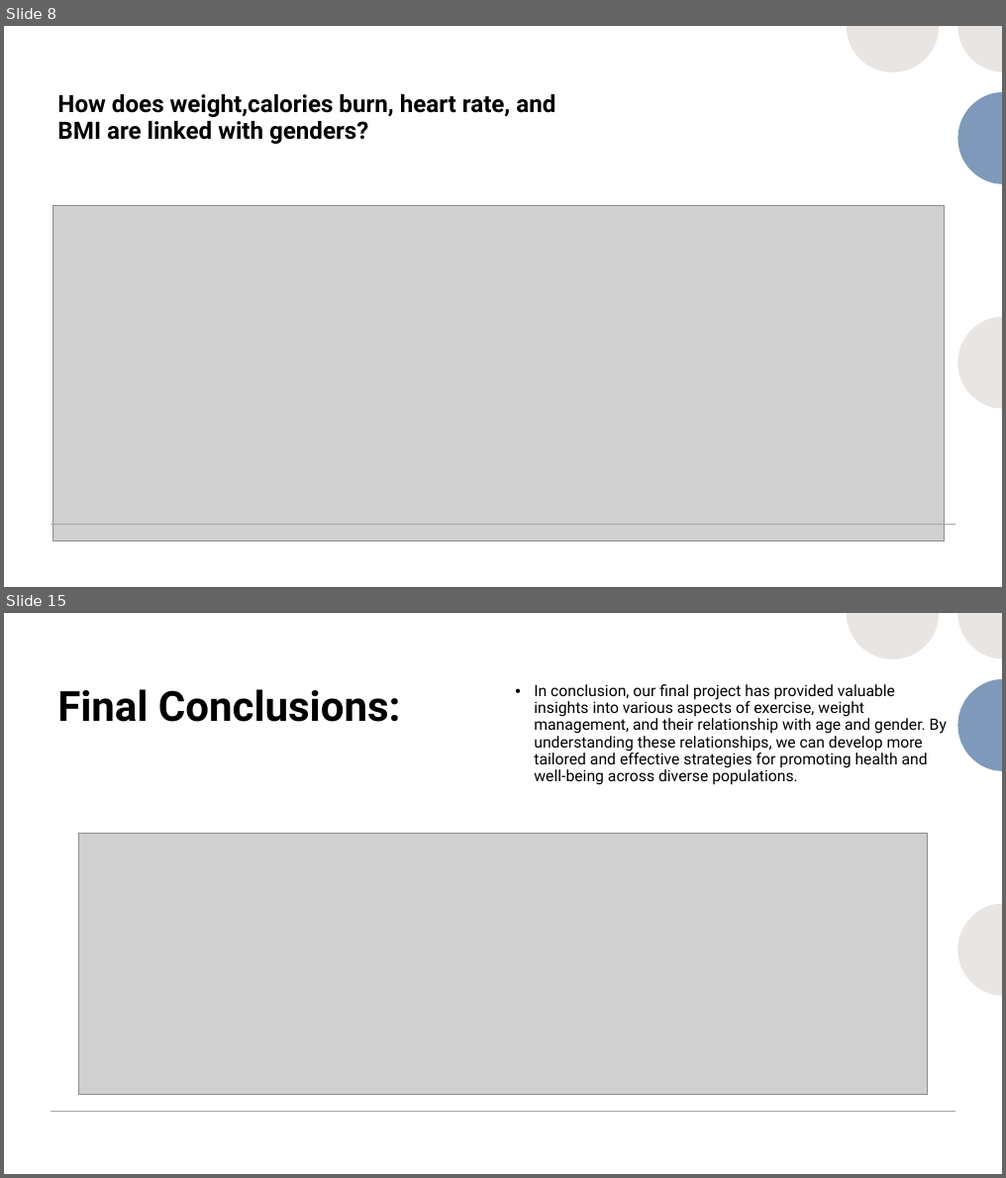
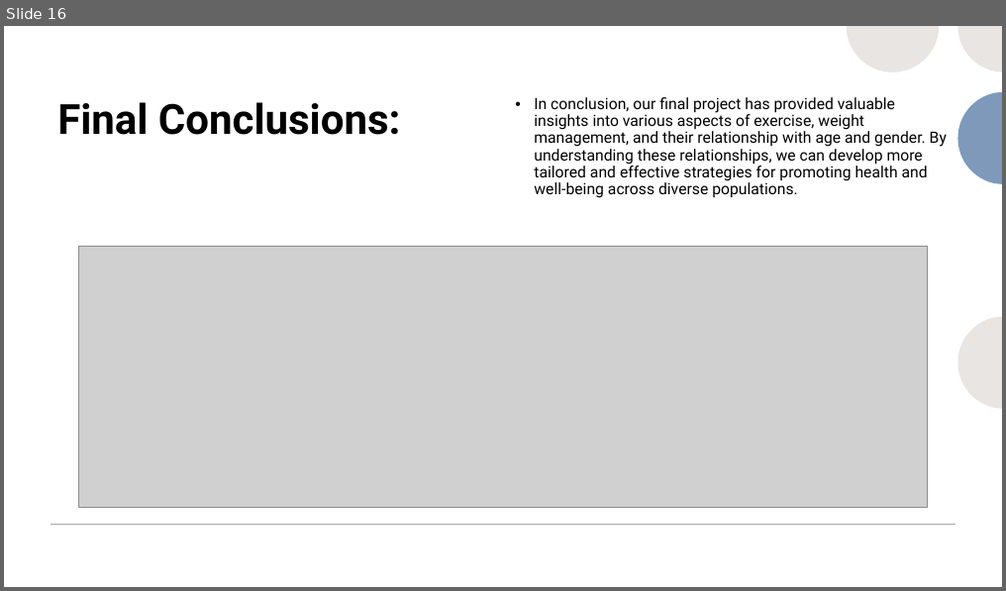
Before and after one commit to Zoouri/Project-3---Group-3, a slide deck: Presentation.pptx. Shown one above the other, each under a label of ours: slides 8 and 15 before the commit, slide 16 after it; the slides between them are not shown. The pictures are 1006x1178 and 1006x591 pixels, drawn with LibreOffice and Linux fonts; fonts in the diff are those of the drawing; grey boxes stand for pictures. Boxes give left, top, right and bottom in pixels: in the first picture for what was removed or moved away, otherwise in the second. Text is boxed around its words. In the diff, an @@ line names an element or a change of style, - is before the commit and + after.

```diff
--- a/Presentation.pptx
+++ b/Presentation.pptx
@@ slide 8 removed at [4, 26, 1002, 587], background #FFFFFF @@
@@ rectangle removed at [4, 26, 1002, 587] @@
@@ group removed at [846, 26, 1002, 408]: 4 freeform shapes @@
@@ group removed at [735, 26, 1002, 587]: 7 freeform shapes @@
@@ title removed at [57, 94, 555, 144] @@
-How does weight,calories burn, heart rate, and BMI are linked with genders?
@@ group removed at [512, 26, 1002, 587]: 10 freeform shapes @@
@@ picture removed at [54, 205, 944, 541] @@
@@ line removed from (51, 525) to (955, 525) @@
@@ what was slide 15 is now slide 16 @@
```
Also in this commit, not shown: 1 slide changed, 9 slides added, 9 other slides removed, 1 other file.
